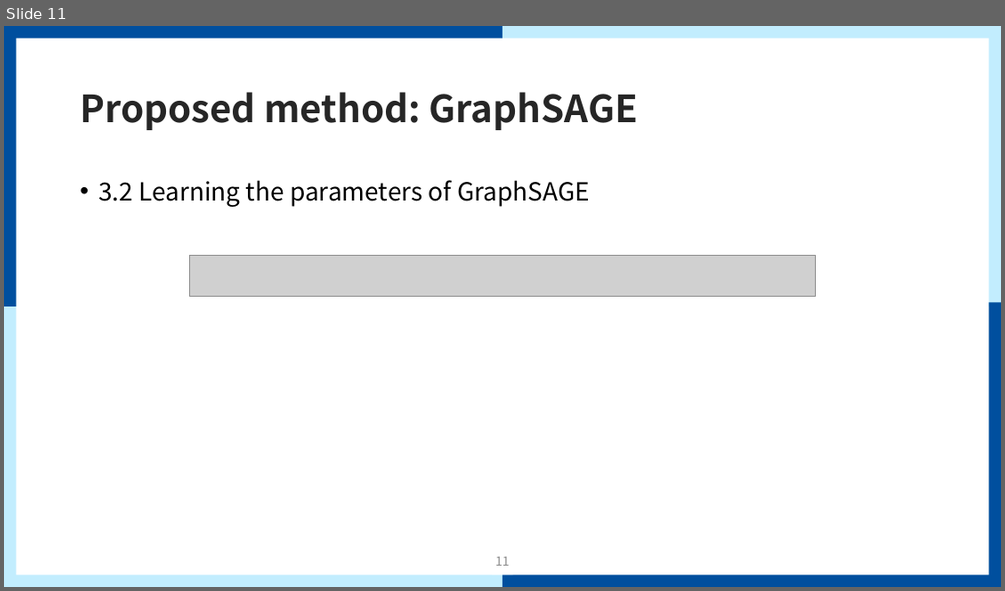
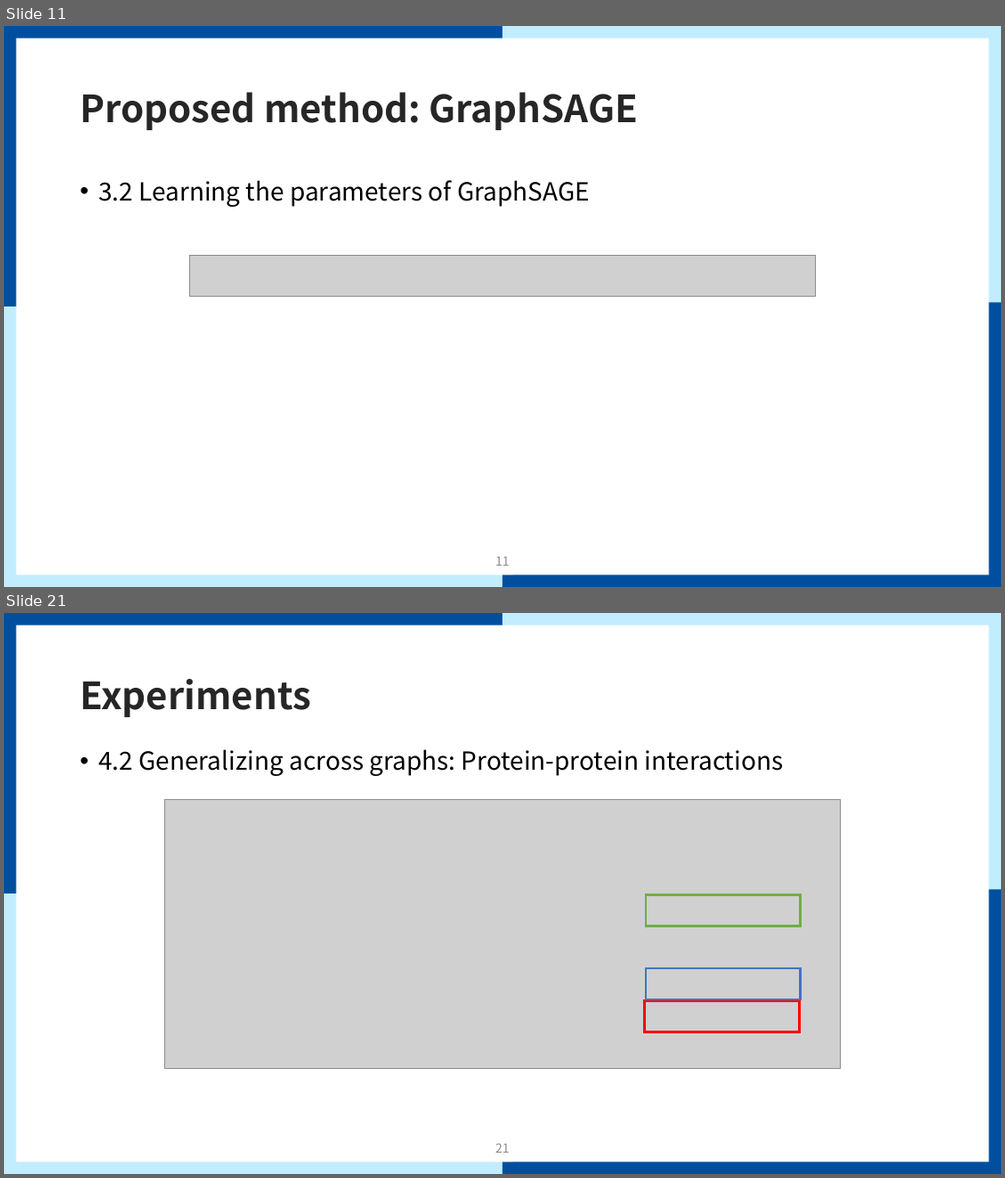
Before and after one commit to mmvv11/GraduateStudies, a slide deck: papers/review/GraphSAGE Review.pptx. Shown one above the other, each under a label of ours: slide 11 before the commit, slides 11 and 21 after it; the slides between them are not shown. The pictures are 1005x591 and 1005x1178 pixels, drawn with LibreOffice and Linux fonts; fonts in the diff are those of the drawing; grey boxes stand for pictures; background and template pictures are left out. Boxes give left, top, right and bottom in pixels: in the first picture for what was removed or moved away, otherwise in the second. Text is boxed around its words. In the diff, an @@ line names an element or a change of style, - is before the commit and + after.

Commit message:
GraphSAGE 리뷰 완성

```diff
--- a/papers/review/GraphSAGE Review.pptx
+++ b/papers/review/GraphSAGE Review.pptx
@@ slide 21 added at bbox=[4, 613, 1001, 1174], background #FFFFFF; not listed: 9 template elements that a slide beside it also shows @@
@@ title added at bbox=[80, 679, 311, 717], 36 pt, text #262626, bold @@
+Experiments
@@ text added at bbox=[98, 749, 784, 776], 24 pt, text #000000 @@
+• 4.2 Generalizing across graphs: Protein-protein interactions
@@ picture added at bbox=[165, 799, 841, 1068] @@
@@ rectangle added at bbox=[646, 895, 801, 926], outline #70AD47 2.25 pt @@
@@ rectangle added at bbox=[646, 968, 801, 999], outline #4472C4 2.25 pt @@
@@ rectangle added at bbox=[645, 1000, 800, 1032], outline #FF0000 2.25 pt @@
@@ page number added at bbox=[495, 1143, 510, 1152], 12 pt, text #8C8C8C @@
+21
```
Also in this commit, not shown: 2 slides changed, 12 other slides added.
